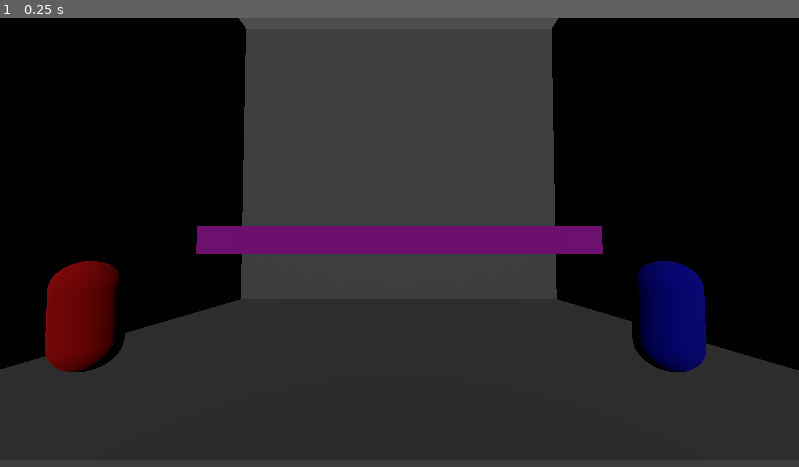
Above: before the commit, frame 1.
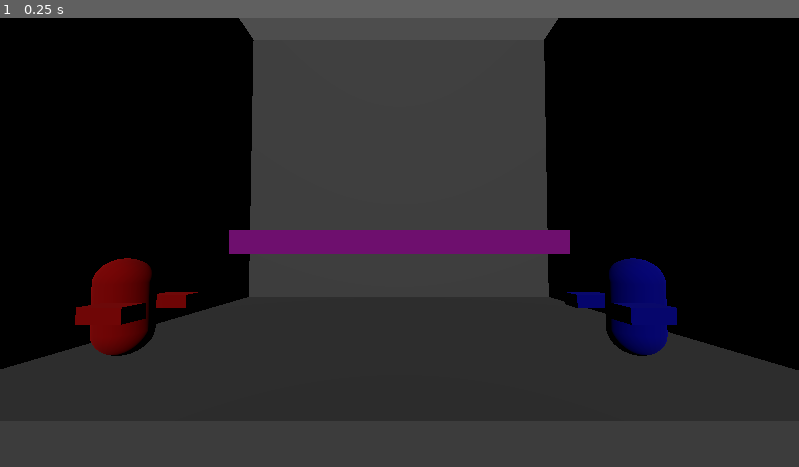
Above: after the commit, the same moment.

Repository: WFaustin/Fighting-Game-Prototype
Game: Godot game, scene res://Fight.tscn
The game is run twice, just before and just after one commit, with the same random seed, the same clock (stepped at 60 frames per second) and the same inputs.
Inputs:
- Up to frame 1 (0.25 s): no input

The runs differ from the first frame. In frame 1, 7.0% of the frame differs, in the area x 5-89%, y 2-79%.

Commit message:
Fixed rotation problems

Diff:
--- a/Fighting Game Prototype/BaseArena.tscn
+++ b/Fighting Game Prototype/BaseArena.tscn
@@ -88,4 +88,4 @@
 spot_range = 2.37
 
 [node name="Camera3D" type="Camera3D" parent="."]
-transform = Transform3D(1, 0, 0, 0, 0.99937, -0.0354925, 0, 0.0354925, 0.99937, 0, 0.519553, 2.37235)
+transform = Transform3D(1, 0, 0, 0, 0.99937, -0.0354925, 0, 0.0354925, 0.99937, 0, 0.519553, 2.55388)
--- a/Fighting Game Prototype/Character.gd
+++ b/Fighting Game Prototype/Character.gd
@@ -24,6 +24,8 @@
 func _ready():
 	if playerMaterial != null:
 		get_node("PlayerModel").set_surface_override_material (0, playerMaterial)
+		get_node("PlayerModel/Arms/Arm1").set_surface_override_material (0, playerMaterial)
+		get_node("PlayerModel/Arms/Arm2").set_surface_override_material (0, playerMaterial)
 	pass # Replace with function body.
 
 
@@ -64,7 +66,7 @@
 		position.x += .03
 	if Input.is_action_pressed("crouch" + str(name)):
 		set_collision_mask_value(2, false)
-		rotation.z = 80
+		rotation.z = -(PI/4)
 	if Input.is_action_just_released("crouch" + str(name)):
 		set_collision_mask_value(2, true)
 		rotation.z = 0
--- a/Fighting Game Prototype/Character.tscn
+++ b/Fighting Game Prototype/Character.tscn
@@ -1,10 +1,14 @@
-[gd_scene load_steps=4 format=3 uid="uid://bamoajkvqp0ex"]
+[gd_scene load_steps=5 format=3 uid="uid://bamoajkvqp0ex"]
 
 [ext_resource type="Script" path="res://Character.gd" id="1_hi4we"]
 
 [sub_resource type="CapsuleShape3D" id="CapsuleShape3D_51olq"]
+radius = 0.700657
+height = 2.07484
 
 [sub_resource type="CapsuleMesh" id="CapsuleMesh_y8kk5"]
+
+[sub_resource type="BoxMesh" id="BoxMesh_v3aid"]
 
 [node name="Character" type="CharacterBody3D"]
 transform = Transform3D(0.25, 0, 0, 0, 0.25, 0, 0, 0, 0.25, 0, 0.25, 0)
@@ -17,3 +21,15 @@
 [node name="PlayerModel" type="MeshInstance3D" parent="."]
 mesh = SubResource("CapsuleMesh_y8kk5")
 skeleton = NodePath("../..")
+
+[node name="Arms" type="Node3D" parent="PlayerModel"]
+
+[node name="Arm1" type="MeshInstance3D" parent="PlayerModel/Arms"]
+transform = Transform3D(0.8, 0, 0, 0, 0.3, 0, 0, 0, 0.5, 0.480235, 0.00905252, 0.767082)
+mesh = SubResource("BoxMesh_v3aid")
+skeleton = NodePath("../..")
+
+[node name="Arm2" type="MeshInstance3D" parent="PlayerModel/Arms"]
+transform = Transform3D(0.8, 0, 0, 0, 0.3, 0, 0, 0, 0.5, 0.480235, 0.00905252, -0.776662)
+mesh = SubResource("BoxMesh_v3aid")
+skeleton = NodePath("../..")
--- a/Fighting Game Prototype/GameManager.gd
+++ b/Fighting Game Prototype/GameManager.gd
@@ -18,6 +18,8 @@
 		player.name = "Player" + str(player.num)
 		players.append(player)
 		get_node("Player-Loader").add_child(player)
+		if i == 1:
+			player.rotation.y = PI
 		player.global_position = get_node("Arena/Structures/Floor/FighterStartPositions").get_children()[i].global_position
 		#player.transform = get_node("Arena/Floor/FighterStartPositions").get_children()[i].transform
 		print("Hi")
--- a/Fighting Game Prototype/project.godot
+++ b/Fighting Game Prototype/project.godot
@@ -84,11 +84,11 @@
 }
 crouchPlayer1={
 "deadzone": 0.5,
-"events": [Object(InputEventJoypadMotion,"resource_local_to_scene":false,"resource_name":"","device":0,"axis":4,"axis_value":1.0,"script":null)
+"events": [Object(InputEventJoypadMotion,"resource_local_to_scene":false,"resource_name":"","device":0,"axis":1,"axis_value":1.0,"script":null)
 ]
 }
 crouchPlayer2={
 "deadzone": 0.5,
-"events": [Object(InputEventJoypadMotion,"resource_local_to_scene":false,"resource_name":"","device":1,"axis":4,"axis_value":1.0,"script":null)
+"events": [Object(InputEventJoypadMotion,"resource_local_to_scene":false,"resource_name":"","device":1,"axis":1,"axis_value":1.0,"script":null)
 ]
 }
